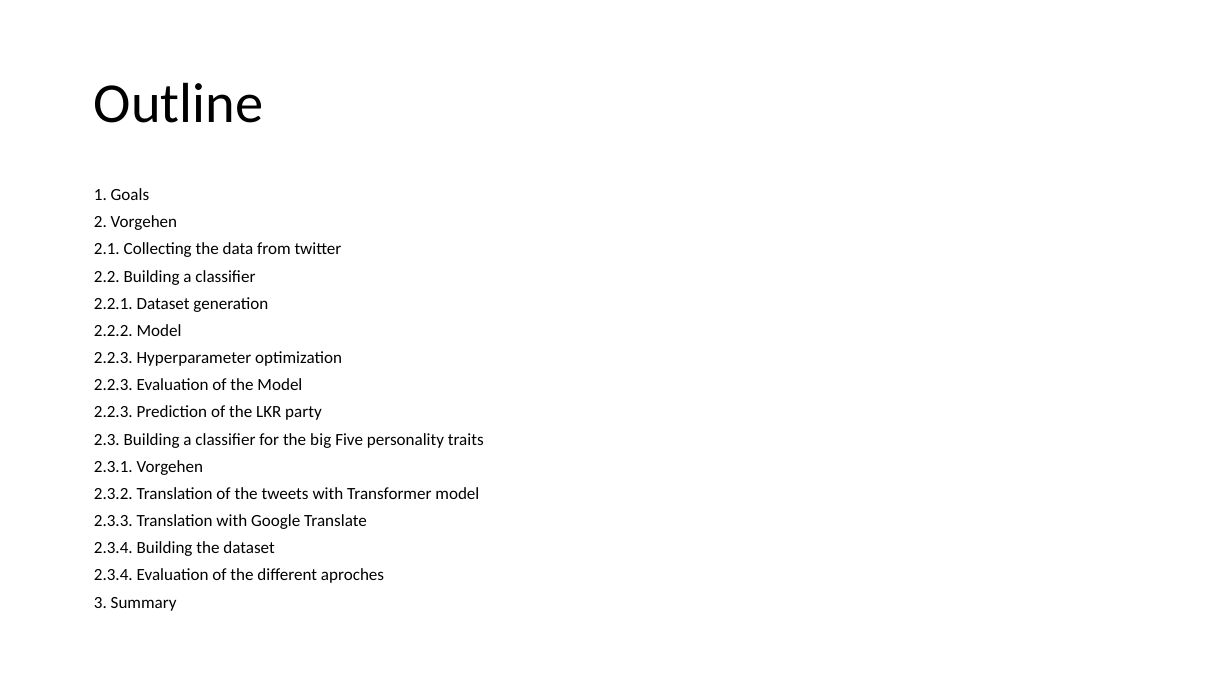
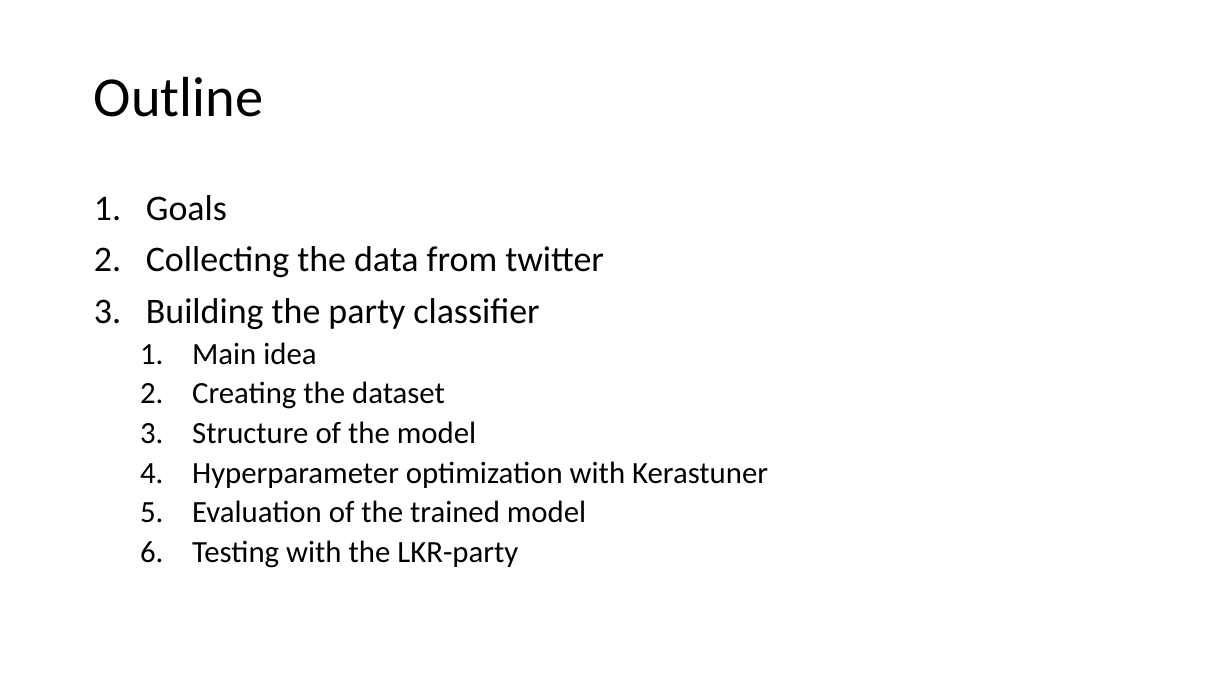
Before and after one commit to ThomasSedlmeyr/NLP_project_on_tweets_of_German_politicians, a slide deck: slide 2 of Presentation/Presentation.pptx. Drawn at 1232x693 pixels with LibreOffice and Linux fonts; fonts in the diff are those of the drawing. Boxes give left, top, right and bottom in pixels: in the first picture for what was removed or moved away, otherwise in the second. Text is boxed around its words. In the diff, an @@ line names an element or a change of style, - is before the commit and + after.

Commit message:
some small changes to get the code running for the presentation and also updateted the presentation text

```diff
--- a/Presentation/Presentation.pptx
+++ b/Presentation/Presentation.pptx
@@ title "Outline": place and size @@
-title "Outline" at (94,82,263,123)
+title "Outline" at (94,76,263,117)
@@ text at (146,195,768,568): text changed; size 13.3 to 24 pt @@
-1. Goals
-2. Vorgehen
-2.1. Collecting the data from twitter
-2.2. Building a classifier
-2.2.1. Dataset generation
-2.2.2. Model
-2.2.3. Hyperparameter optimization
-2.2.3. Evaluation of the Model
-2.2.3. Prediction of the LKR party
-2.3. Building a classifier for the big Five personality traits
-2.3.1. Vorgehen
-2.3.2. Translation of the tweets with Transformer model
-2.3.3. Translation with Google Translate
-2.3.4. Building the dataset
-2.3.4. Evaluation of the different aproches
-3. Summary
+1. Goals
+2. Collecting the data from twitter
+3. Building the party classifier
+  1. Main idea
+  2. Creating the dataset
+  3. Structure of the model
+  4. Hyperparameter optimization with Kerastuner
+  5. Evaluation of the trained model
+  6. Testing with the LKR-party
```
Also in this commit, not shown: 1 other slide changed, 3 slides added, 5 other files.
